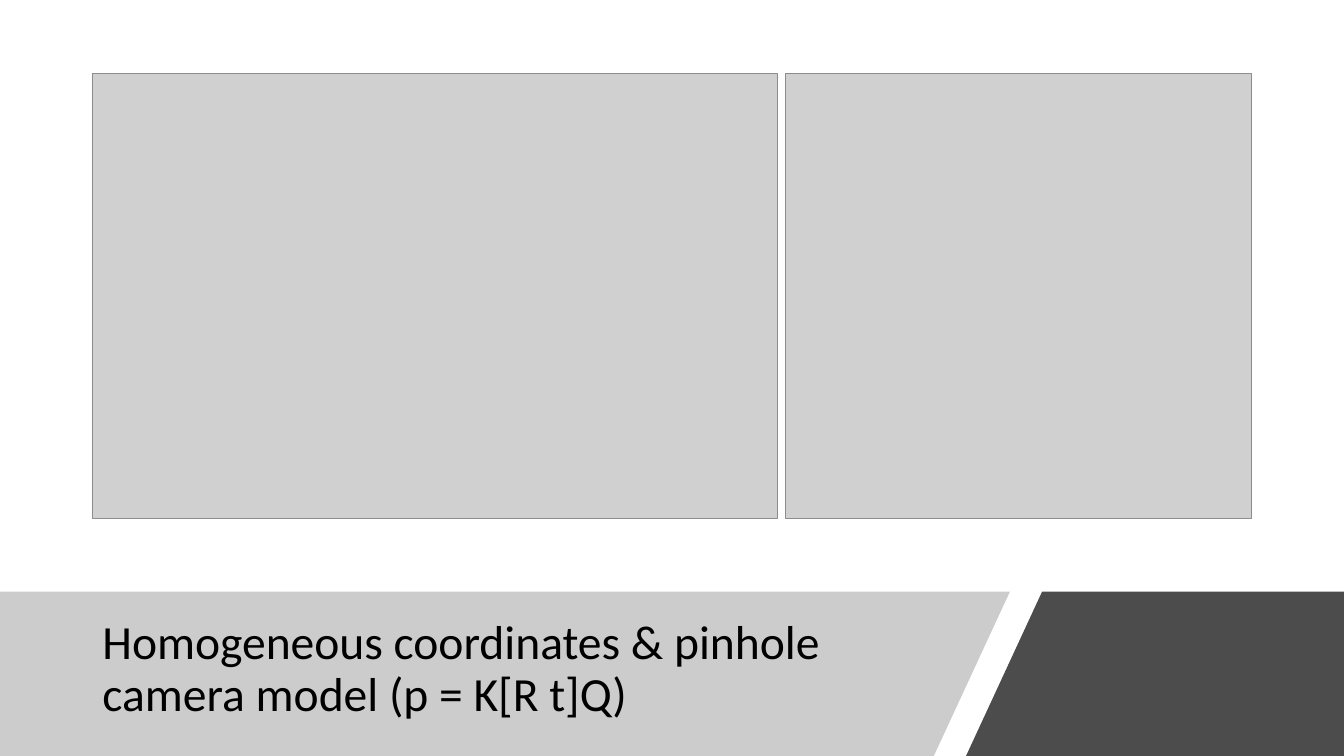
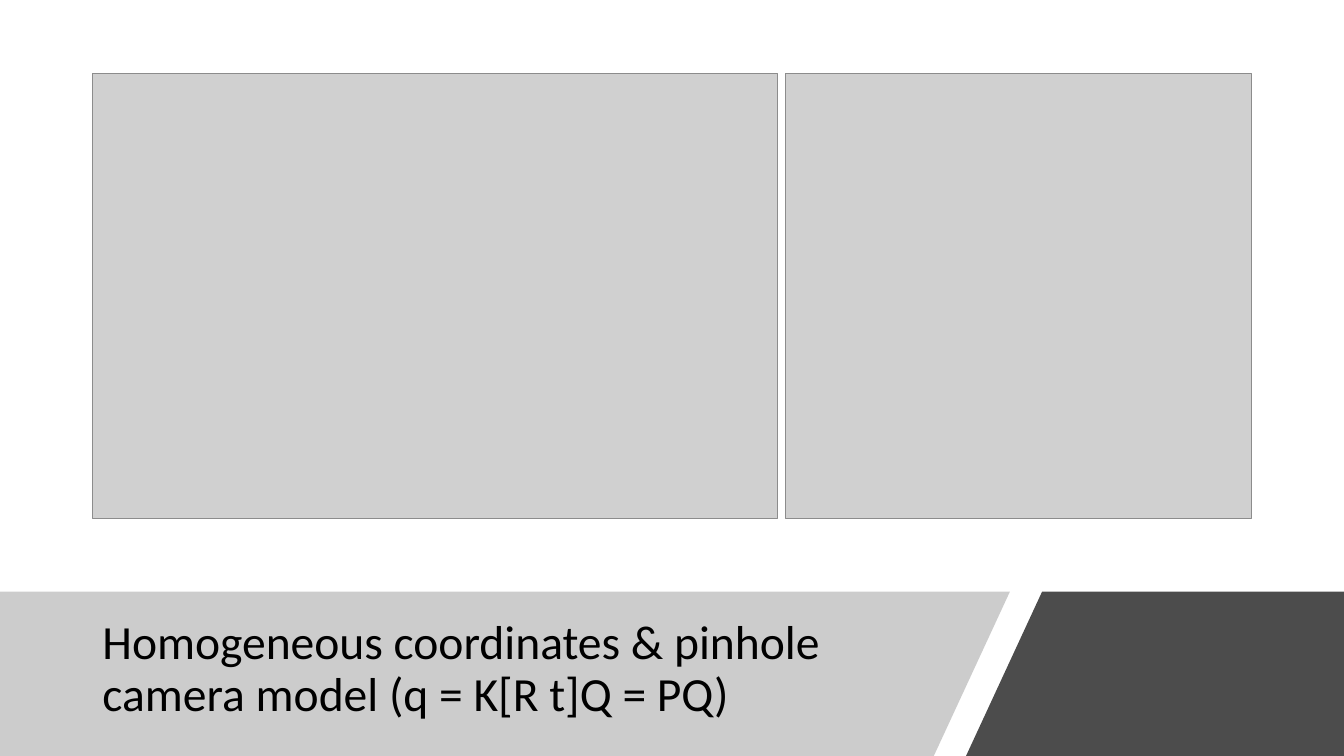
Before and after one commit to gitglob/02504-Computer-Vision, a slide deck: slide 1 of exam/presentation.pptx. Drawn at 1344x756 pixels with LibreOffice and Linux fonts; fonts in the diff are those of the drawing; grey boxes stand for pictures. Boxes give left, top, right and bottom in pixels: in the first picture for what was removed or moved away, otherwise in the second. Text is boxed around its words. In the diff, an @@ line names an element or a change of style, - is before the commit and + after.

```diff
--- a/exam/presentation.pptx
+++ b/exam/presentation.pptx
@@ title at bbox=[102, 626, 819, 719]: text changed @@
-Homogeneous coordinates & pinhole camera model (p = K[R t]Q)
+Homogeneous coordinates & pinhole camera model (q = K[R t]Q = PQ)
```
Also in this commit, not shown: 4 other files.
